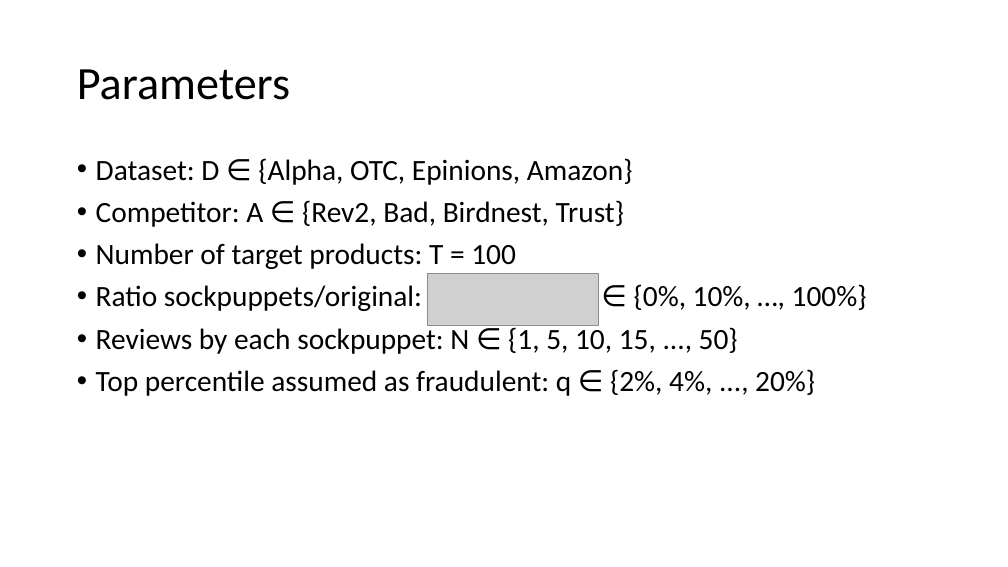
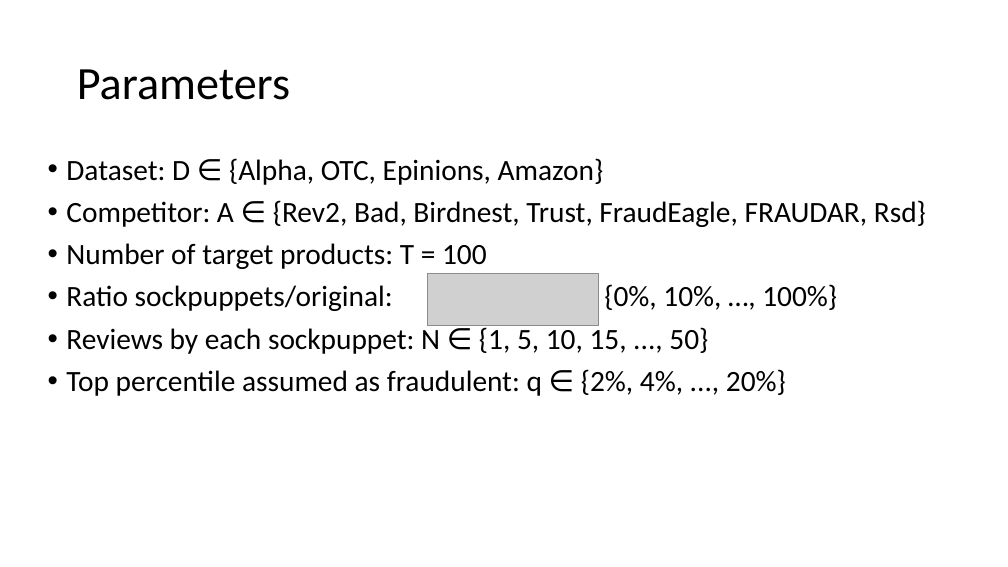
Before and after one commit to rzlll/DataMining, a slide deck: slide 9 of reports/Discussion.pptx (slide 11 before the commit). Drawn at 1008x567 pixels with LibreOffice and Linux fonts; fonts in the diff are those of the drawing; grey boxes stand for pictures. Boxes give left, top, right and bottom in pixels: in the first picture for what was removed or moved away, otherwise in the second. Text is boxed around its words. In the diff, an @@ line names an element or a change of style, - is before the commit and + after.

```diff
--- a/reports/Discussion.pptx
+++ b/reports/Discussion.pptx
@@ text "Dataset: D ∈ {Alpha, OTC, ...": place and size @@
-text "Dataset: D ∈ {Alpha, OTC, ..." at [96, 158, 867, 396]
+text "Dataset: D ∈ {Alpha, OTC, ..." at [66, 158, 926, 396]
@@ text at [66, 200, 926, 227]: text changed @@
-• Competitor: A ∈ {Rev2, Bad, Birdnest, Trust}
+• Competitor: A ∈ {Rev2, Bad, Birdnest, Trust, FraudEagle, FRAUDAR, Rsd}
```
Also in this commit, not shown: 2 other slides changed, 2 slides removed, 3 other files.
